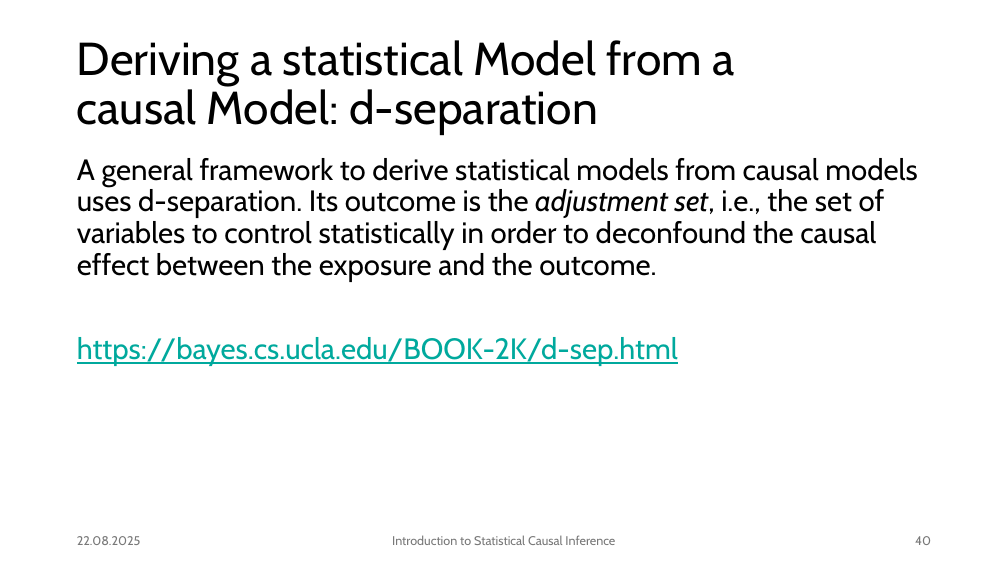
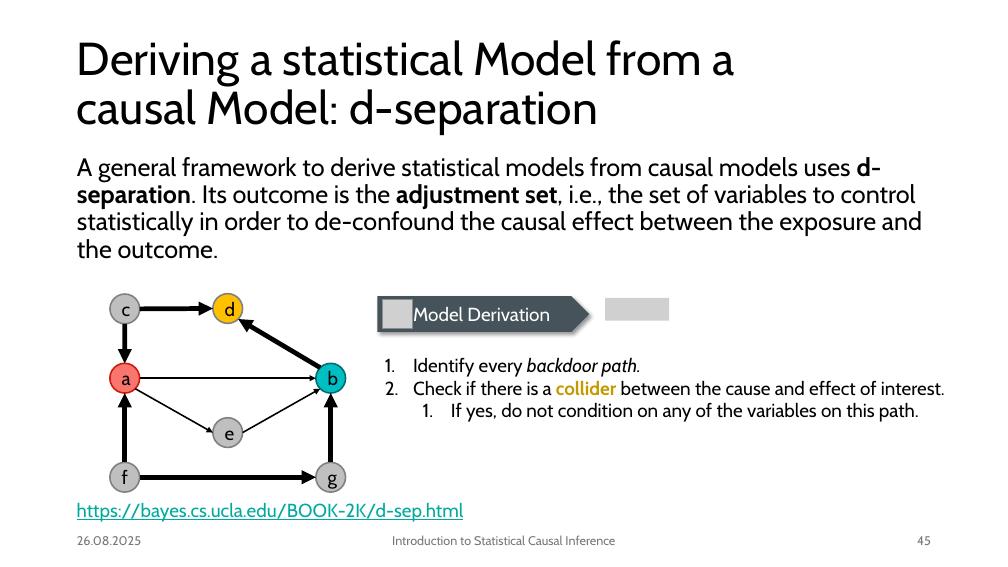
Before and after one commit to JulianFrattini/bda4sci, a slide deck: slide 45 of version2/slides/intro-sci.pptx (slide 40 before the commit). Drawn at 1008x567 pixels with LibreOffice and Linux fonts; fonts in the diff are those of the drawing; grey boxes stand for pictures; background and template pictures are left out. Boxes give left, top, right and bottom in pixels: in the first picture for what was removed or moved away, otherwise in the second. Text is boxed around its words. In the diff, an @@ line names an element or a change of style, - is before the commit and + after.

```diff
--- a/version2/slides/intro-sci.pptx
+++ b/version2/slides/intro-sci.pptx
@@ text at (77,157,922,259): text changed; size 28 to 24 pt @@
-A general framework to derive statistical models from causal models uses d-separation. Its outcome is the adjustment set, i.e., the set of variables to control statistically in order to deconfound the causal effect between the exposure and the outcome.
-https://bayes.cs.ucla.edu/BOOK-2K/d-sep.html
+A general framework to derive statistical models from causal models uses d-separation. Its outcome is the adjustment set, i.e., the set of variables to control statistically in order to de-confound the causal effect between the exposure and the outcome.
@@ ellipse added at (110,294,139,324), fill #BFBFBF, outline #808080 1.5 pt, 18 pt, text #000000 @@
+c
@@ ellipse added at (213,293,243,323), fill #FFC000, outline #808080 1.5 pt, 18 pt, text #000000 @@
+d
@@ pentagon arrow added at (377,296,589,332), fill #46535C, 18 pt, text #FFFFFF @@
+Model Derivation
@@ picture added at (383,299,412,329) @@
@@ picture added at (606,298,670,321) @@
@@ arrow added from (125, 324) to (125, 364), #000000 4.5 pt @@
@@ arrow added from (140, 309) to (213, 309), #000000 4.5 pt @@
@@ arrow added from (321, 368) to (238, 319), #000000 4.5 pt @@
@@ text added at (413,357,945,422), 18 pt, text #000000 @@
+1. Identify every backdoor path.
+2. Check if there is a collider between the cause and effect of interest.
+  1. If yes, do not condition on any of the variables on this path.
@@ ellipse added at (110,364,139,393), fill #F8766D, outline #D0180A 1.5 pt, 18 pt, text #000000 @@
+a
@@ arrow added from (135, 389) to (213, 433), #000000 1.5 pt @@
@@ arrow added from (140, 378) to (316, 378), #000000 1.5 pt @@
@@ arrow added from (243, 433) to (321, 389), #000000 1.5 pt @@
@@ ellipse added at (316,364,346,393), fill #00BFC4, outline #006D70 1.5 pt, 18 pt, text #000000 @@
+b
@@ arrow added from (125, 463) to (125, 393), #000000 4.5 pt @@
@@ ellipse added at (213,418,243,448), fill #BFBFBF, outline #808080 1.5 pt, 18 pt, text #000000 @@
+e
@@ arrow added from (330, 463) to (330, 393), #000000 4.5 pt @@
@@ ellipse added at (110,463,139,492), fill #BFBFBF, outline #808080 1.5 pt, 18 pt, text #000000 @@
+f
@@ arrow added from (140, 477) to (316, 477), #000000 4.5 pt @@
@@ ellipse added at (316,463,346,492), fill #BFBFBF, outline #808080 1.5 pt, 18 pt, text #000000 @@
+g
@@ text added at (77,502,464,522), 18 pt, text #00A99D, underline @@
+https://bayes.cs.ucla.edu/BOOK-2K/d-sep.html
@@ text at (77,536,141,545): text changed @@
-22.08.2025
+26.08.2025
@@ page number at (917,536,931,545): text changed @@
-40
+45
```
Also in this commit, not shown: 51 other slides changed, 12 slides added, 4 slides removed, 2 other files.
